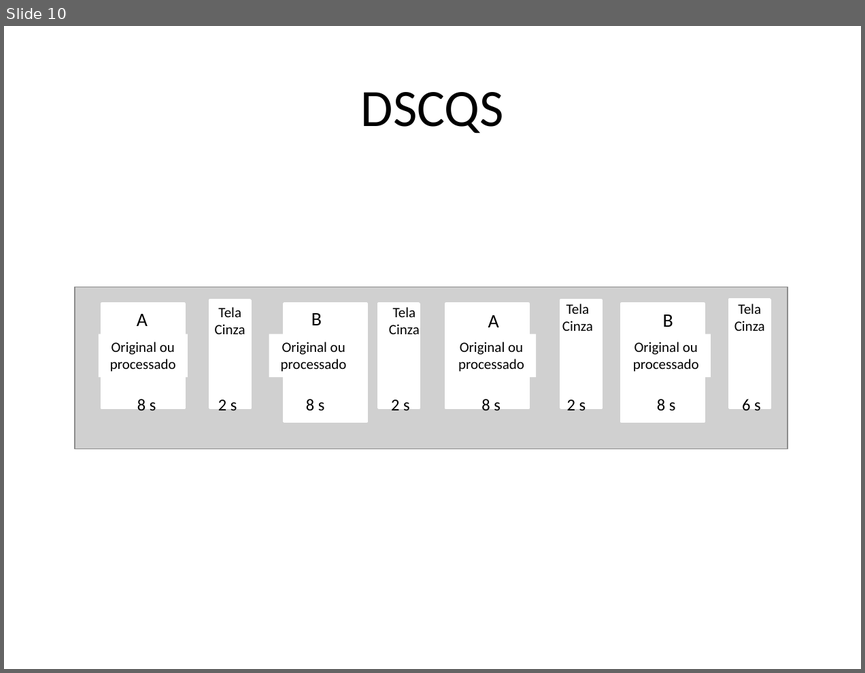
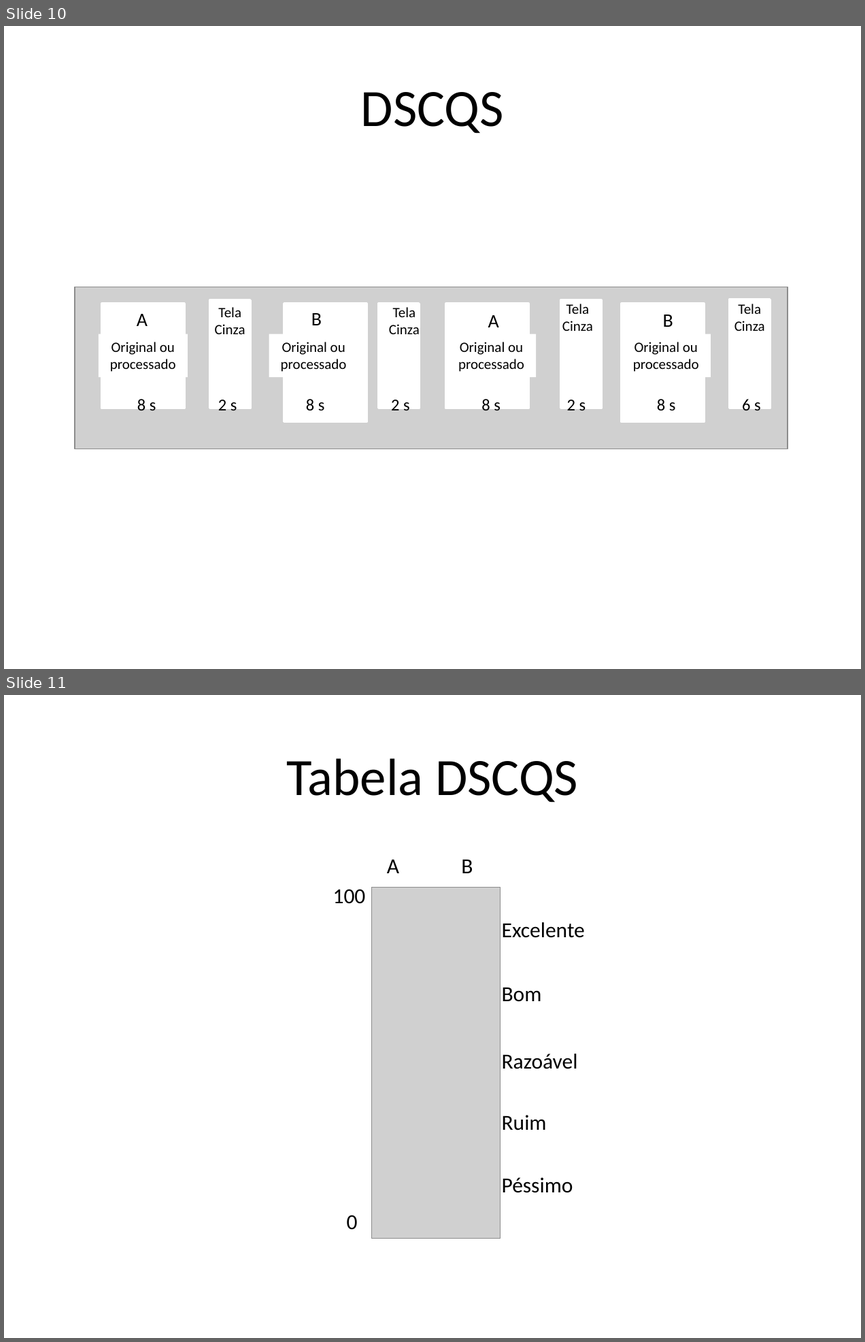
Before and after one commit to andrecurvello/tests-zingarelli, a slide deck: Imagens/imagens-quali.pptx. Shown one above the other, each under a label of ours: slide 10 before the commit, slides 10 and 11 after it. The pictures are 865x673 and 865x1342 pixels, drawn with LibreOffice and Linux fonts; fonts in the diff are those of the drawing; grey boxes stand for pictures. Boxes give left, top, right and bottom in pixels: in the first picture for what was removed or moved away, otherwise in the second. Text is boxed around its words. In the diff, an @@ line names an element or a change of style, - is before the commit and + after.

```diff
--- a/Imagens/imagens-quali.pptx
+++ b/Imagens/imagens-quali.pptx
@@ slide 11 added at [4,695,861,1338], background #FFFFFF @@
@@ title added at [286,758,578,802], 44 pt, text #000000 @@
+Tabela DSCQS
@@ text added at [387,859,399,873], 18 pt, text #000000 @@
+A
@@ text added at [461,859,473,873], 18 pt, text #000000 @@
+B
@@ text added at [333,889,366,904], 18 pt, text #000000 @@
+100
@@ picture added at [372,887,500,1238] @@
@@ text added at [502,922,585,938], 18 pt, text #000000 @@
+Excelente
@@ text added at [502,987,542,1002], 18 pt, text #000000 @@
+Bom
@@ text added at [502,1053,578,1069], 18 pt, text #000000 @@
+Razoável
@@ text added at [502,1115,547,1130], 18 pt, text #000000 @@
+Ruim
@@ text added at [502,1177,573,1193], 18 pt, text #000000 @@
+Péssimo
@@ text added at [347,1215,358,1229], 18 pt, text #000000 @@
+0
```
Also in this commit, not shown: 1 slide changed, 4 other files.
